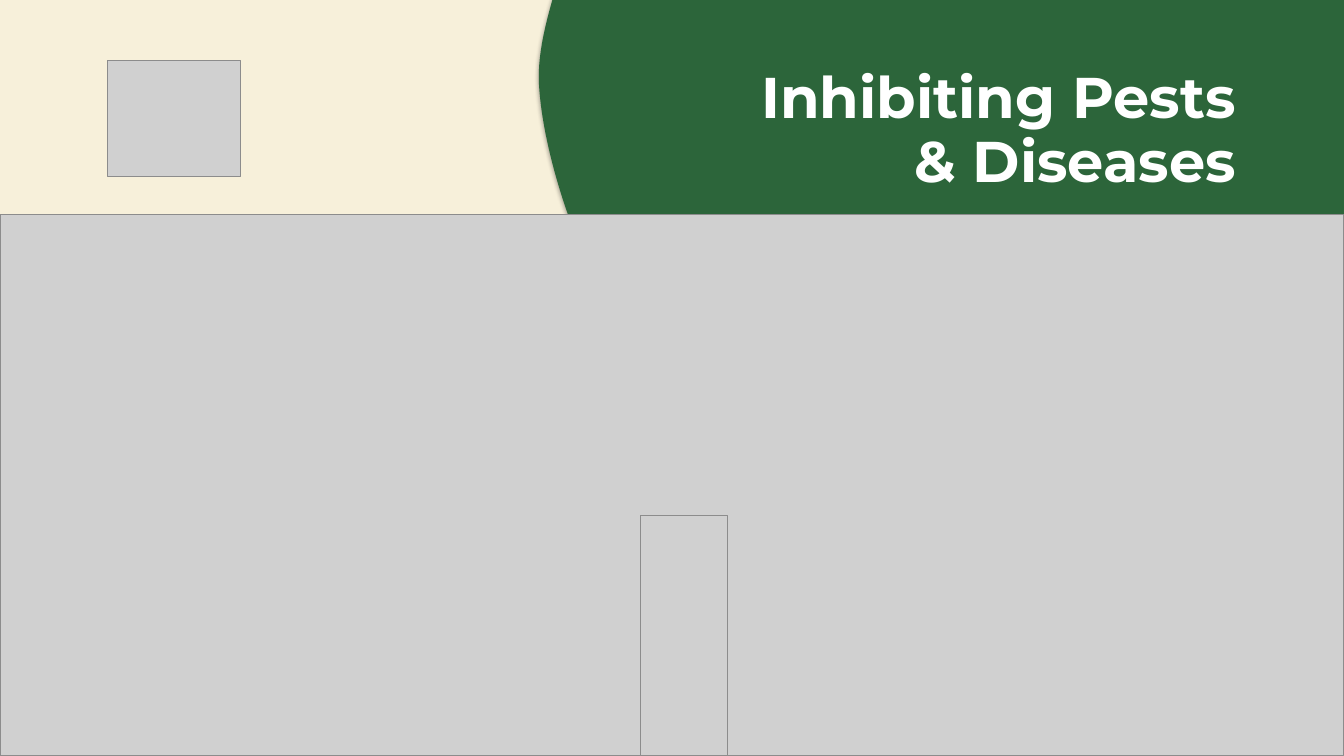
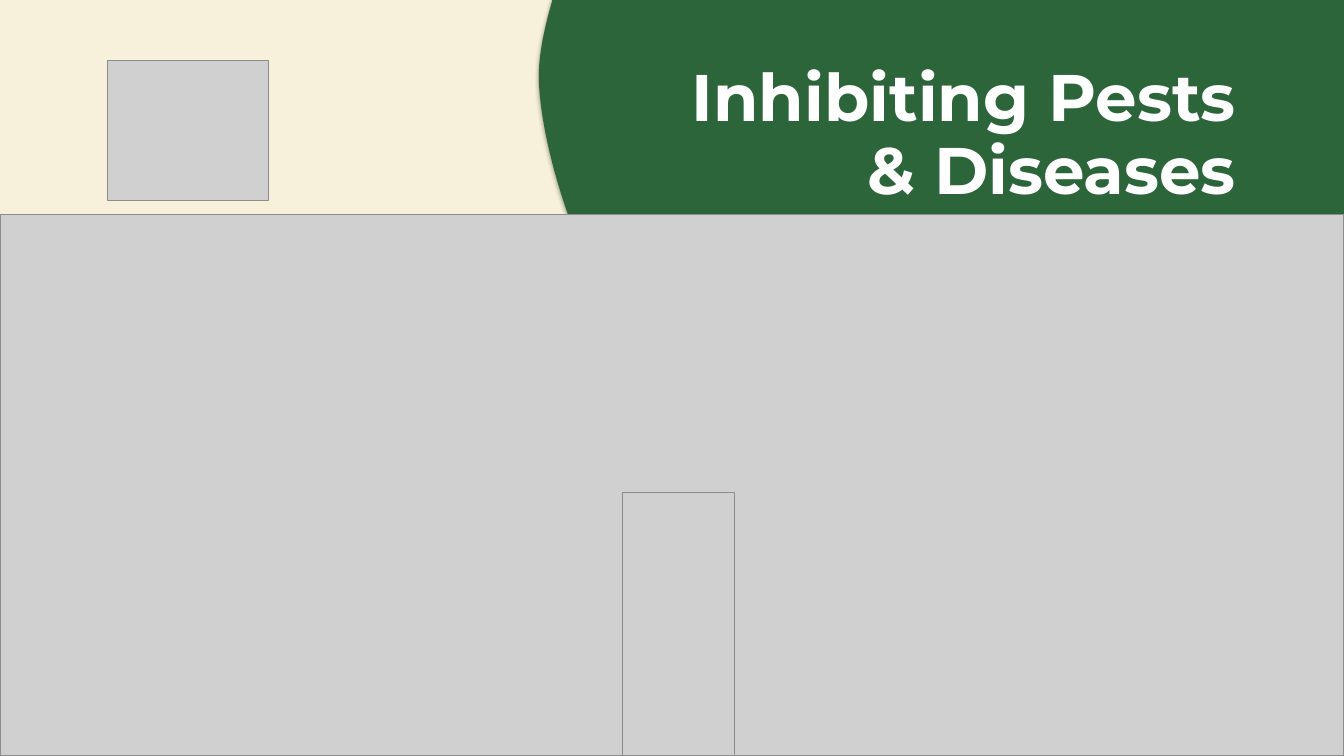
Before and after one commit to linneamoritznyc/final-SFWsite-Linnea, a slide deck: slide 5 of exports/stephanie/how-it-works/how-it-works-thumbnails.pptx. Drawn at 1344x756 pixels with LibreOffice and Linux fonts; fonts in the diff are those of the drawing; grey boxes stand for pictures. Boxes give left, top, right and bottom in pixels: in the first picture for what was removed or moved away, otherwise in the second. Text is boxed around its words. In the diff, an @@ line names an element or a change of style, - is before the commit and + after.

```diff
--- a/exports/stephanie/how-it-works/how-it-works-thumbnails.pptx
+++ b/exports/stephanie/how-it-works/how-it-works-thumbnails.pptx
@@ picture: place and size @@
-picture at (108, 60, 241, 176)
+picture at (108, 60, 269, 201)
@@ text "Inhibiting Pests": place and size @@
-text "Inhibiting Pests" at (761, 73, 1236, 183)
+text "Inhibiting Pests" at (692, 69, 1236, 195)
@@ text "Inhibiting Pests" at (692, 69, 1236, 195): size 41 to 47 pt; line spacing 46pt to 52pt @@
@@ picture: place and size @@
-picture at (640, 516, 727, 756)
+picture at (623, 493, 735, 756)
```
Also in this commit, not shown: 5 other slides changed, 7 other files.
